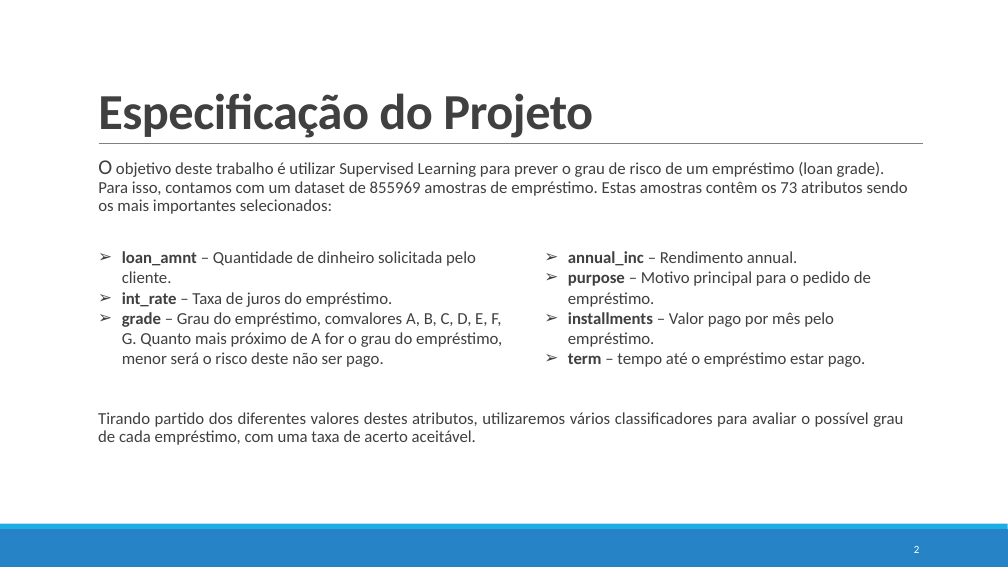
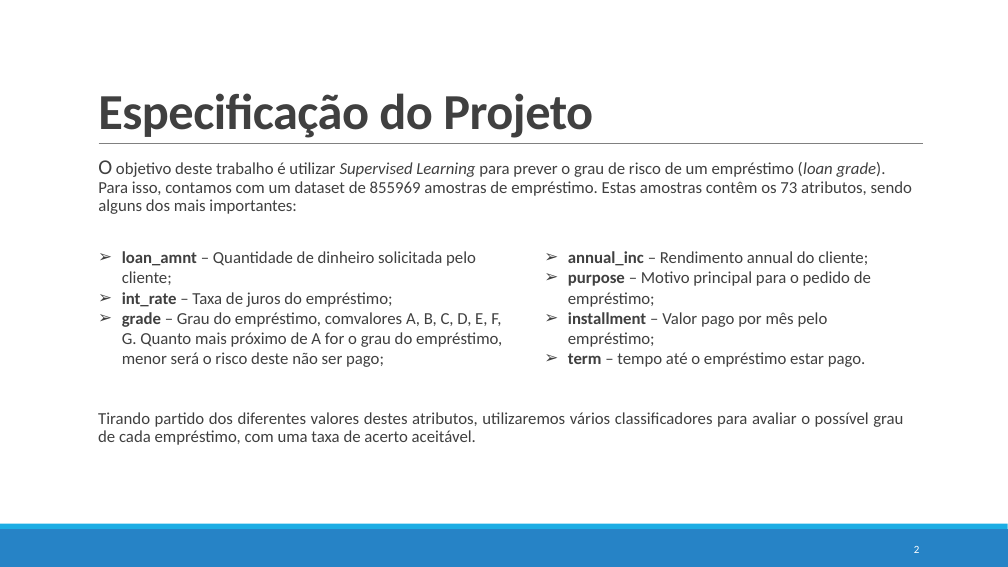
Before and after one commit to pedrovponte/IART-g39, a slide deck: slide 2 of proj2/docs/checkpoint.pptx. Drawn at 1008x567 pixels with LibreOffice and Linux fonts; fonts in the diff are those of the drawing. Boxes give left, top, right and bottom in pixels: in the first picture for what was removed or moved away, otherwise in the second. Text is boxed around its words. In the diff, an @@ line names an element or a change of style, - is before the commit and + after.

```diff
--- a/proj2/docs/checkpoint.pptx
+++ b/proj2/docs/checkpoint.pptx
@@ text at <box>98,160,912,214</box>: text changed @@
-  O objetivo deste trabalho é utilizar Supervised Learning para prever o grau de risco de um empréstimo (loan grade). Para isso, contamos com um dataset de 855969 amostras de empréstimo. Estas amostras contêm os 73 atributos sendo os mais importantes selecionados:
+  O objetivo deste trabalho é utilizar Supervised Learning para prever o grau de risco de um empréstimo (loan grade). Para isso, contamos com um dataset de 855969 amostras de empréstimo. Estas amostras contêm os 73 atributos, sendo alguns dos mais importantes:
@@ text at <box>122,251,871,367</box>: text changed @@
-➢ loan_amnt – Quantidade de dinheiro solicitada pelo cliente.
-➢ int_rate – Taxa de juros do empréstimo.
-➢ grade – Grau do empréstimo, comvalores A, B, C, D, E, F, G. Quanto mais próximo de A for o grau do empréstimo, menor será o risco deste não ser pago.
-  ➢ annual_inc – Rendimento annual.
-  ➢ purpose – Motivo principal para o pedido de empréstimo.
-  ➢ installments – Valor pago por mês pelo empréstimo.
+➢ loan_amnt – Quantidade de dinheiro solicitada pelo cliente;
+➢ int_rate – Taxa de juros do empréstimo;
+➢ grade – Grau do empréstimo, comvalores A, B, C, D, E, F, G. Quanto mais próximo de A for o grau do empréstimo, menor será o risco deste não ser pago;
+  ➢ annual_inc – Rendimento annual do cliente;
+  ➢ purpose – Motivo principal para o pedido de empréstimo;
+  ➢ installment – Valor pago por mês pelo empréstimo;
```
Also in this commit, not shown: 4 other slides changed, 1 other file.
